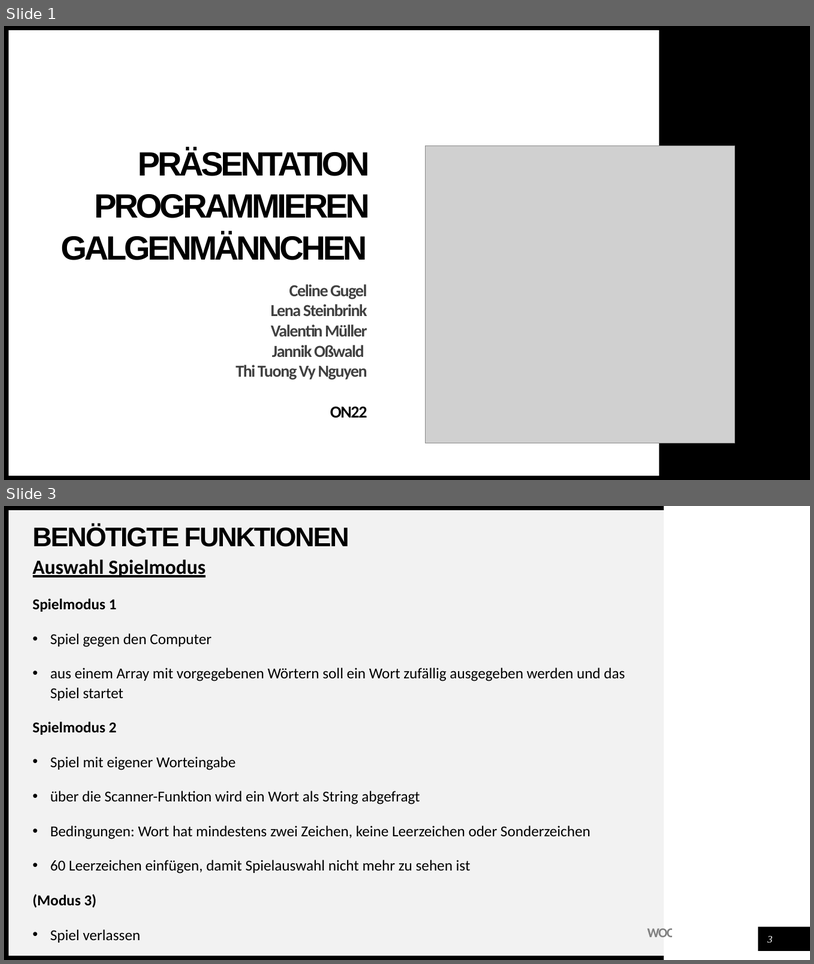
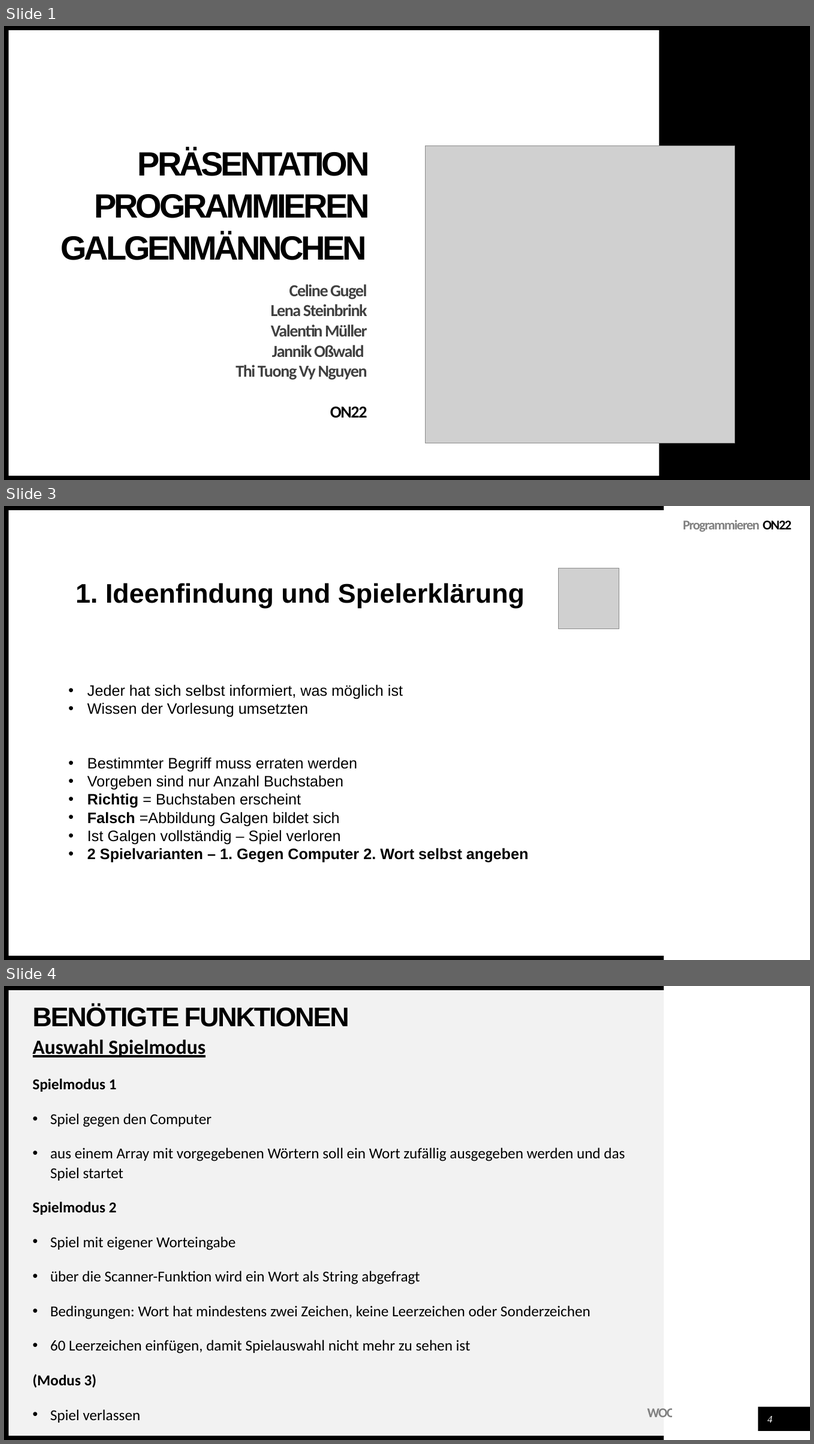
Before and after one commit to muellerValentin/programmierenON22, a slide deck: Präsentation Programmieren Galgenmännchen.pptx. Shown one above the other, each under a label of ours: slides 1 and 3 before the commit, slides 1, 3 and 4 after it; the slides between them are not shown. The pictures are 814x964 and 814x1444 pixels, drawn with LibreOffice and Linux fonts; fonts in the diff are those of the drawing; grey boxes stand for pictures. Boxes give left, top, right and bottom in pixels: in the first picture for what was removed or moved away, otherwise in the second. Text is boxed around its words. In the diff, an @@ line names an element or a change of style, - is before the commit and + after.

Commit message:
Ideenfindung

```diff
--- a/Präsentation Programmieren Galgenmännchen.pptx
+++ b/Präsentation Programmieren Galgenmännchen.pptx
@@ slide 3 added at box(4, 506, 810, 960), background #FFFFFF; not listed: 3 template elements that a slide beside it also shows @@
@@ text added at box(683, 520, 792, 532), 16 pt, text #808080, bold @@
+Programmieren ON22
@@ picture added at box(559, 568, 619, 629) @@
@@ text added at box(75, 583, 525, 608), 32 pt, text #000000, bold @@
+1. Ideenfindung und Spielerklärung
@@ text added at box(87, 684, 529, 862), 18 pt, text #000000 @@
+• Jeder hat sich selbst informiert, was möglich ist
+• Wissen der Vorlesung umsetzten
+• Bestimmter Begriff muss erraten werden
+• Vorgeben sind nur Anzahl Buchstaben
+• Richtig = Buchstaben erscheint
+• Falsch =Abbildung Galgen bildet sich
+• Ist Galgen vollständig – Spiel verloren
+• 2 Spielvarianten – 1. Gegen Computer 2. Wort selbst angeben
@@ what was slide 3 is now slide 4 @@
@@ page number at box(768, 1416, 773, 1422): text changed @@
-3
+4
```
Also in this commit, not shown: 1 slide changed, 1 slide removed.
